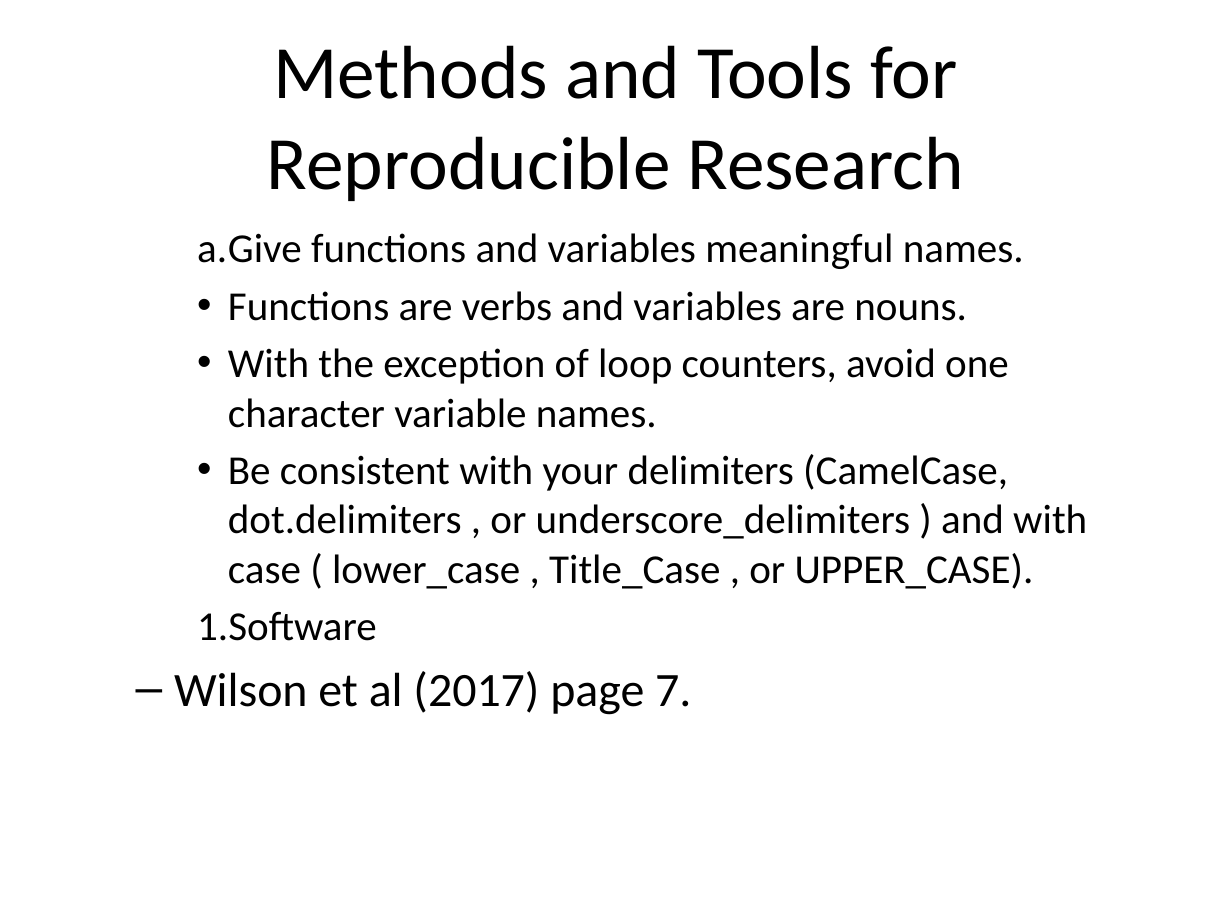
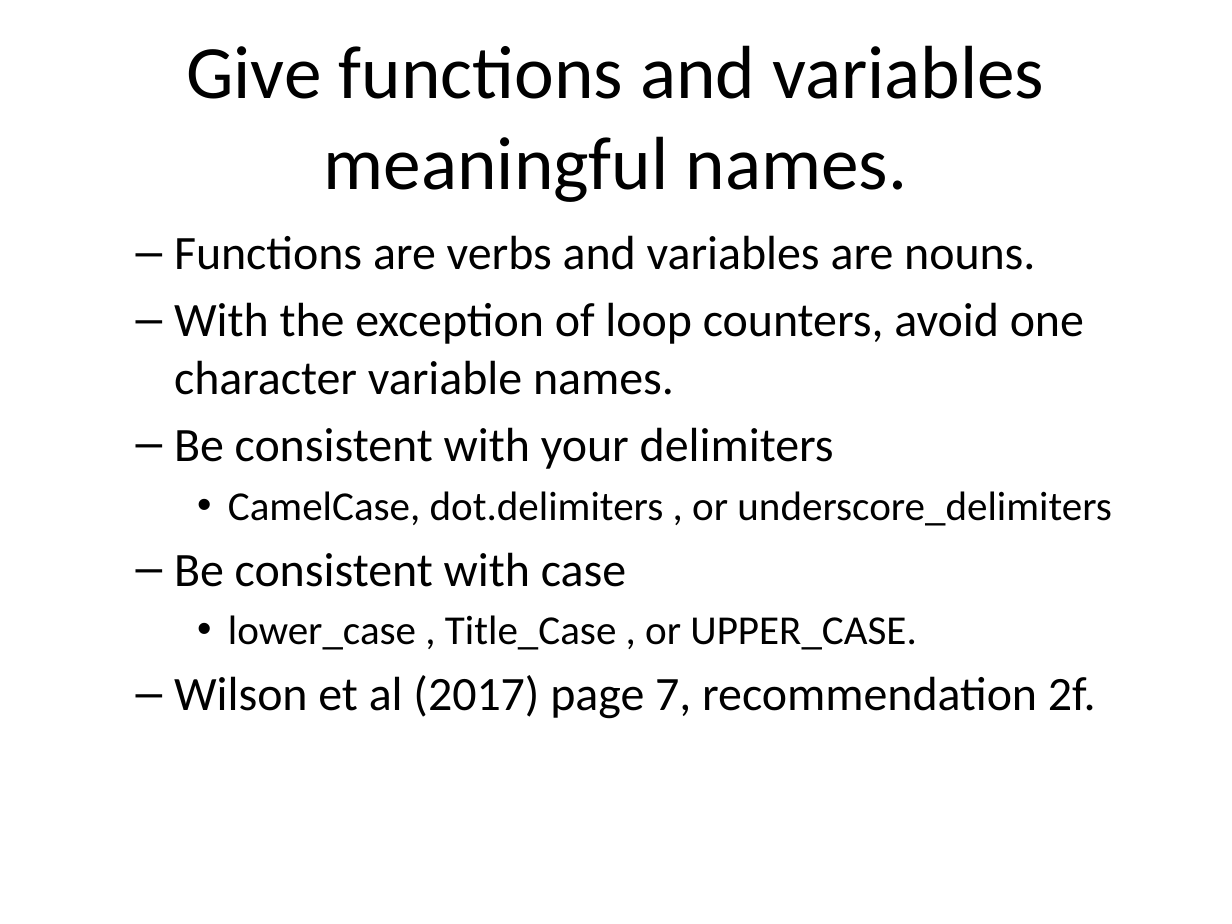
Before and after one commit to pmean/introduction-to-SAS, a slide deck: slide 30 of basics0/src/reproducible-research.pptx (slide 31 before the commit). Drawn at 1232x924 pixels with LibreOffice and Linux fonts; fonts in the diff are those of the drawing. Boxes give left, top, right and bottom in pixels: in the first picture for what was removed or moved away, otherwise in the second. Text is boxed around its words. In the diff, an @@ line names an element or a change of style, - is before the commit and + after.

Commit message:
Fixed typo on reproducible research.

```diff
--- a/basics0/src/reproducible-research.pptx
+++ b/basics0/src/reproducible-research.pptx
@@ title at [186,45,1044,202]: text changed @@
-Methods and Tools for Reproducible Research
+Give functions and variables meaningful names.
@@ text at [174,235,1084,395]: size 24 to 28 pt in "Functions are verbs and variables are nouns.", "With the exception of loop counters, avoid ..."; bullet • to –; list level 3 to 2 in "Functions are verbs and variables ..."; list level 3 to 2 in "With the exception of loop ..." @@
@@ text at [197,233,1024,269]: paragraph removed @@
-    a. Give functions and variables meaningful names.
@@ text at [174,427,1112,719]: text changed; size 24 to 28 pt @@
-    • Be consistent with your delimiters (CamelCase, dot.delimiters , or underscore_delimiters ) and with case ( lower_case , Title_Case , or UPPER_CASE).
-    1. Software
-  – Wilson et al (2017) page 7.
+  – Be consistent with your delimiters
+    • CamelCase, dot.delimiters , or underscore_delimiters
+  – Be consistent with case
+    • lower_case , Title_Case , or UPPER_CASE.
+  – Wilson et al (2017) page 7, recommendation 2f.
```
Also in this commit, not shown: 36 other slides changed, 11 slides added, 17 slides removed, 1 other file.
